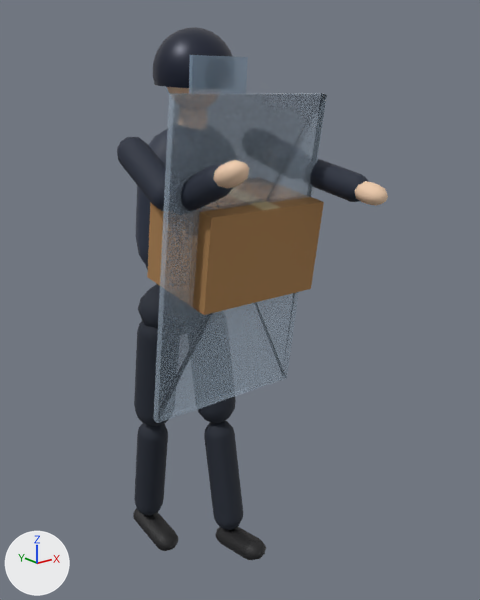
The glTF model city-hold/public/models/placeholder/char_shield.glb, before and after one commit.
Before and after are seen from a 50 mm lens placed at (-1.226, -1.853, 1.609), pointed at (0.064, -0.241, 0.964). Lighting does not change. The marker at lower left points along +X, +Y and +Z. The picture after the commit comes second. Both versions are drawn at frame 20 of the action 'held'; the numbers are the values there.
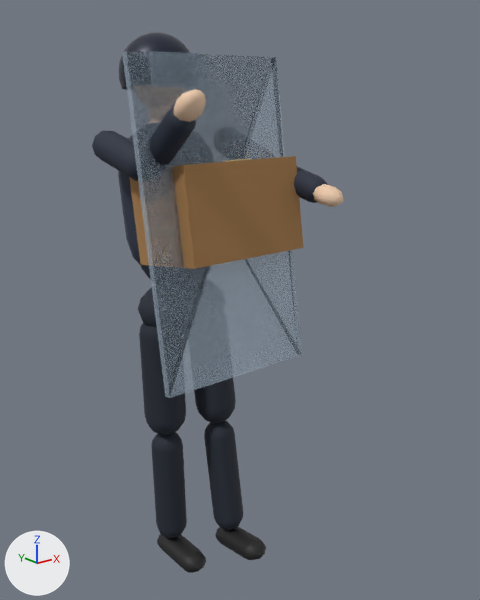
ob_legl is not drawn itself; it is the parent of ob_mesh_1, ob_kneel.
ob_torso is not drawn itself; it is the parent of ob_mesh_4, ob_mesh_5, ob_mesh_6, ob_head, ob_arml, ob_armr, ob_carry, ob_shield.
ob_head is not drawn itself; it is the parent of ob_mesh_7, ob_mesh_8, ob_mesh_9.
ob_armr is not drawn itself; it is the parent of ob_mesh_10_001, ob_elbowr.

Diff of the bpy script that builds the scene:
```diff
--- a/city-hold/public/models/placeholder/char_shield.glb.py
+++ b/city-hold/public/models/placeholder/char_shield.glb.py
@@ ob_legl @@
 ob_legl.location = (-0.1, 0.0, -0.02)
-ob_legl.rotation_euler = (0.165, 0.0, 0.0)  # degrees (9.5, 0, 0)
+ob_legl.rotation_euler = (-0.0345, 0.0, 0.0)  # degrees (-2, 0, 0)
@@ ob_torso @@
 ob_torso.location = (0.0, 0.0, 0.06)
-ob_torso.rotation_euler = (0.15, 0.0, 0.0)  # degrees (8.6, 0, 0)
+ob_torso.rotation_euler = (-0.162, 0.0, 0.0)  # degrees (-9.3, 0, 0)
@@ ob_head @@
 ob_head.location = (0.0, 0.0, 0.66)
-ob_head.rotation_euler = (-0.075, 0.0, 0.0)  # degrees (-4.3, 0, 0)
+ob_head.rotation_euler = (0.0809, 0.0, 0.0)  # degrees (4.6, 0, 0)
@@ ob_armr @@
 ob_armr.location = (0.245, 0.0, 0.54)
-ob_armr.rotation_euler = (-1.45, 0.0, 0.0)  # degrees (-83, 0, 0)
+ob_armr.rotation_euler = (-1.094, 0.0, 0.0)  # degrees (-63, 0, 0)
```

Boxes [x1, y1, x2, y2] around the edits, measured in the pictures (480 x 600 px):
'shield', turned: before [153, 93, 327, 423]; after [122, 51, 302, 398]
'Mesh_13', turned: before [147, 197, 324, 315]; after [129, 156, 303, 269]
'Mesh_2', turned: before [134, 423, 168, 515]; after [151, 432, 187, 538]
'Mesh_8', turned: before [153, 27, 233, 88]; after [119, 32, 190, 90]
'Mesh_1', turned: before [134, 321, 169, 426]; after [139, 323, 186, 435]
'Mesh_10', turned: before [117, 137, 166, 211]; after [92, 131, 138, 181]
'Mesh_11', turned: before [181, 165, 233, 211]; after [150, 105, 196, 165]
'Mesh_9', turned: before [189, 55, 248, 93]; after [150, 51, 205, 54]
'Mesh_5', turned: before [136, 129, 167, 268]; after [118, 135, 149, 267]
'Mesh_11.001', turned: before [310, 159, 369, 202]; after [294, 167, 327, 203]
'Mesh_3', turned: before [133, 508, 178, 551]; after [157, 534, 206, 573]
'Mesh_12', turned: before [213, 160, 249, 189]; after [174, 89, 206, 122]
'Mesh_16', turned: before [158, 94, 324, 421]; after [127, 51, 274, 377]
'Mesh_12.001', turned: before [354, 181, 388, 206]; after [313, 184, 344, 207]
'Mesh_14', turned: before [251, 202, 280, 210]; after [223, 158, 251, 162]
'Mesh_7', turned (not visible afterwards): before [167, 87, 189, 93]
'Mesh_4', turned (not visible before): after [141, 266, 151, 280]
